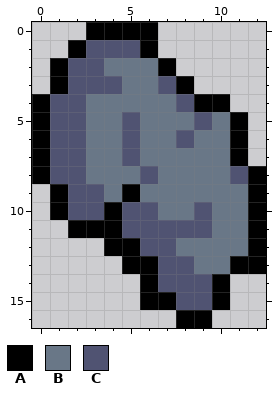
One commit to this pixel-art sprite: Content/graphics/ui/heart_2.png. The picture above is the old version.
The file is 13x17 pixels.
Palette (. is transparent): A #000000  B #697787  C #505372
Pixels before, first column x 0:
 0 ...AAAA......
 1 ..ACCCA......
 2 .ACCBBBA.....
 3 .ACCCBBCA....
 4 ACCBBBBBCAA..
 5 ACCBBCBBBCBA.
 6 ACCBBCBBCBBA.
 7 ACCBBCBBBBBA.
 8 ACCBBBCBBBBCA
 9 .ACCBABBBBBBA
10 .ACCACCBBCBBA
11 ..AAACCCCCBBA
12 ....AACCBBBBA
13 .....AACCBBAA
14 ......ACCCA..
15 ......AACCA..
16 ........AA...
After the commit:
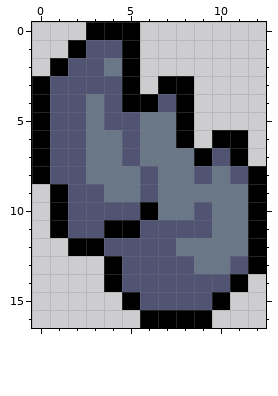
Changes in this commit:
Colour A is added in row 3 at x 0; in row 11 at x 1; in row 12 at x 2 to 3; in row 13 at x 4; in row 14 at x 4 and 11; in row 15 at x 5.
Colour A is added in row 16 at x 6 to 7.
Colour A replaces colour B in rows 2 to 3 at x 5; in row 4 at x 5 to 6; in row 5 at x 8; in row 6 at x 10; in row 7 at x 9.
Colour A replaces colour C in row 1 at x 5; in row 3 at x 7; in row 4 at x 8; in row 6 at x 8; in row 10 at x 6; in row 11 at x 5.
Colour B replaces colour A in row 9 at x 5.
Colour C is added in row 14 at x 5.
Colour C replaces colour A in row 3 at x 1; in row 10 at x 4; in row 11 at x 2 to 3; in row 12 at x 4 to 5; in row 13 at x 5 to 6 and 11; in row 14 at x 6 and 10.
Colour C replaces colour A in row 15 at x 6 to 7.
Colour C replaces colour B in row 4 at x 4 and 7; in row 5 at x 4; in row 7 at x 10; in row 8 at x 9; in row 9 at x 6.
Colour A is gone in rows 0 to 1 at x 6; in row 2 at x 7; in row 4 at x 9 to 10; in row 5 at x 11.
Colour B is gone in rows 2 to 3 at x 6; in row 5 at x 10; in row 6 at x 9.
Colour C is gone in row 5 at x 9.
Boxes around the changes in both pictures, in picture pixels (x1, y1, x2, y2):
changed: (32, 22, 248, 328)
